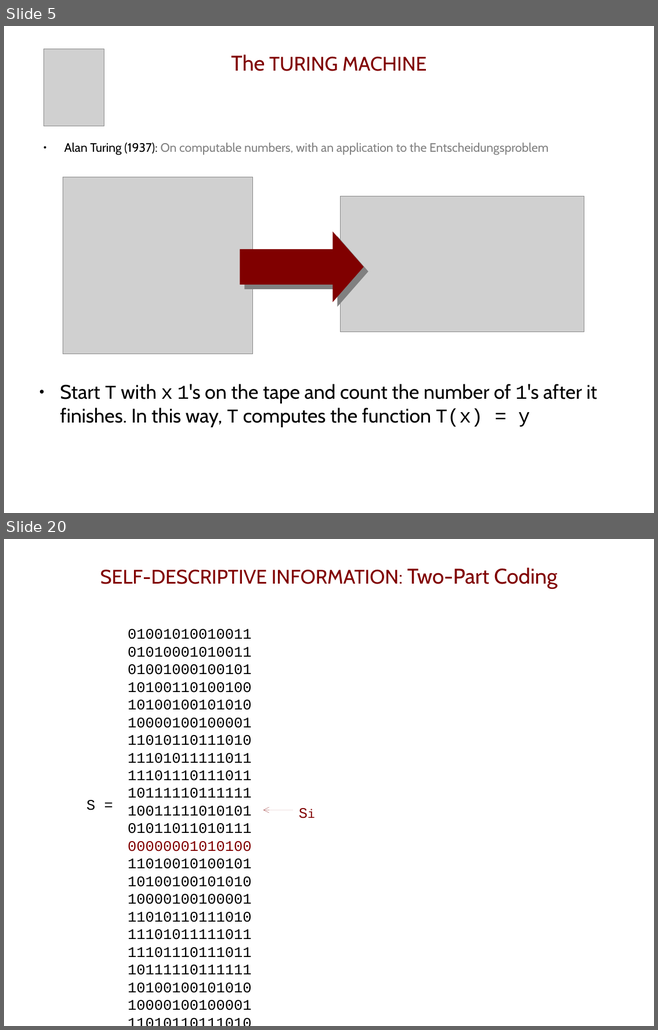
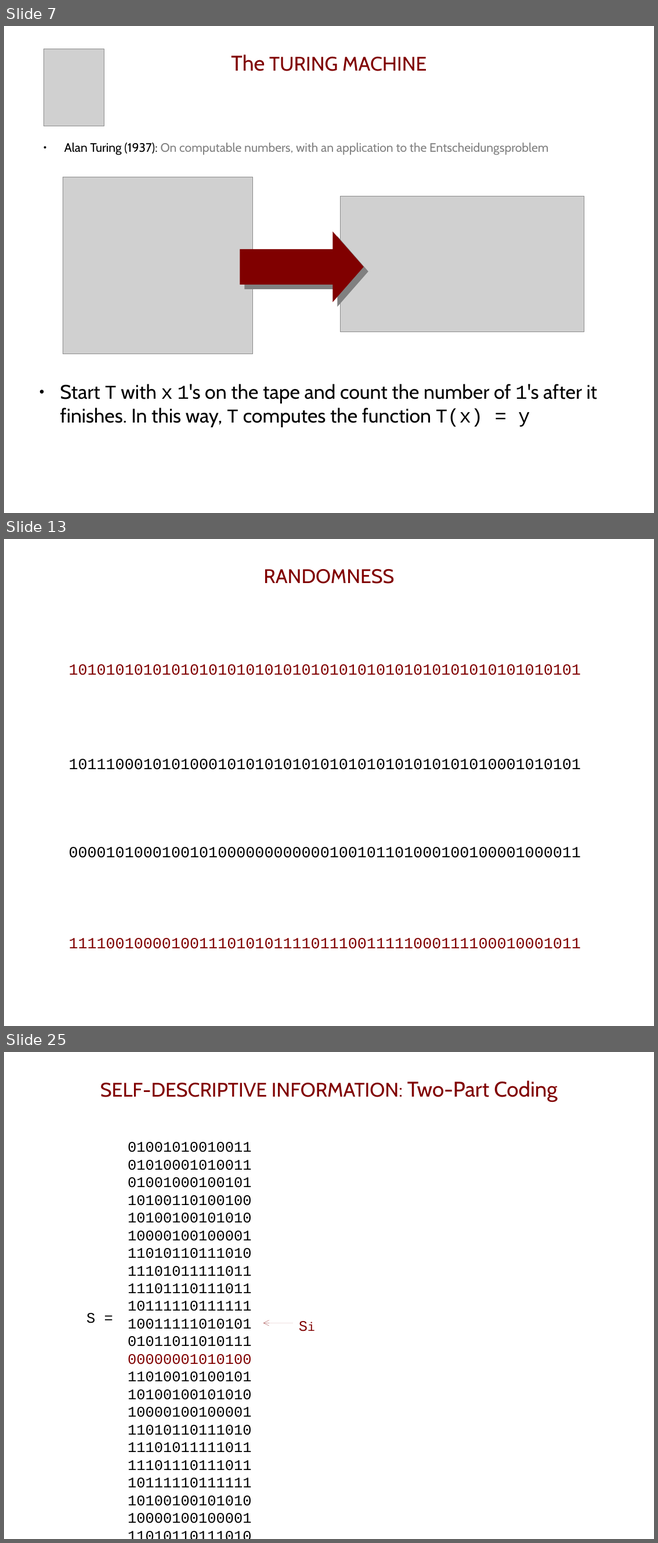
Before and after one commit to pbloem/Publications, a slide deck: admin/pres2.odp. Shown one above the other, each under a label of ours: slides 5 and 20 before the commit, slides 7, 13 and 25 after it; the slides between them are not shown. The pictures are 658x1030 and 658x1543 pixels, drawn with LibreOffice and Linux fonts; fonts in the diff are those of the drawing; grey boxes stand for pictures. Boxes give left, top, right and bottom in pixels: in the first picture for what was removed or moved away, otherwise in the second. Text is boxed around its words. In the diff, an @@ line names an element or a change of style, - is before the commit and + after.

```diff
--- a/admin/pres2.odp
+++ b/admin/pres2.odp
@@ slide 13 added at [4,539,654,1026], background #FFFFFF @@
@@ title added at [263,569,394,584], 24 pt, text #800000 @@
+RANDOMNESS
@@ text added at [69,664,581,675], 19 pt, text #800000 @@
+1010101010101010101010101010101010101010101010101010101
@@ text added at [69,759,581,770], 19 pt, text #000000 @@
+1011100010101000101010101010101010101010101010001010101
@@ text added at [69,847,581,858], 19 pt, text #000000 @@
+0000101000100101000000000000100101101000100100001000011
@@ text added at [69,938,581,949], 19 pt, text #800000 @@
+1111001000010011101010111101110011111000111100010001011
@@ what was slide 5 is now slide 7 @@
@@ what was slide 20 is now slide 25 @@
```
Also in this commit, not shown: 17 slides changed, 13 other slides added, 1 slide removed.
